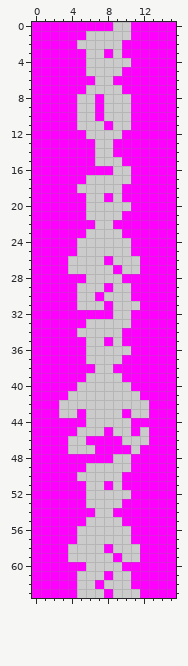
Two versions of one pixel-art sprite, arm9/graphics/Sprites.png. Above: the version before the commit.
The file is 16x64 pixels.
New version:
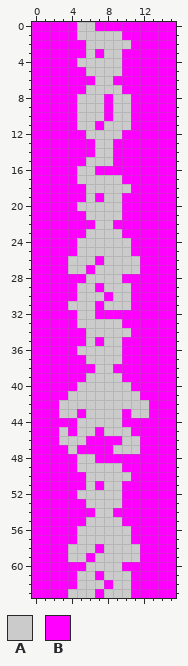
Palette (. is transparent): A #cbcbcb  B #ff00ff
Changes in this commit:
{"y":0,"x":5,"old":"BB","new":"AA"}
{"y":0,"x":9,"old":"AA","new":"BB"}
{"y":1,"x":5,"old":"B","new":"A"}
{"y":1,"x":10,"old":"A","new":"B"}
{"y":2,"x":5,"old":"A","new":"B"}
{"y":2,"x":10,"old":"B","new":"A"}
{"y":3,"x":7,"old":"AB","new":"BA"}
{"y":4,"x":5,"old":"B","new":"A"}
{"y":4,"x":10,"old":"A","new":"B"}
{"y":8,"x":7,"old":"BA","new":"AB"}
{"y":9,"x":7,"old":"BA","new":"AB"}
{"y":10,"x":7,"old":"BA","new":"AB"}
{"y":11,"x":7,"old":"AB","new":"BA"}
{"y":15,"x":6,"old":"B","new":"A"}
{"y":15,"x":9,"old":"A","new":"B"}
{"y":16,"x":5,"old":"BB","new":"AA"}
{"y":16,"x":9,"old":"AA","new":"BB"}
{"y":17,"x":5,"old":"B","new":"A"}
{"y":17,"x":10,"old":"A","new":"B"}
{"y":18,"x":5,"old":"A","new":"B"}
{"y":18,"x":10,"old":"B","new":"A"}
{"y":19,"x":7,"old":"AB","new":"BA"}
{"y":20,"x":5,"old":"B","new":"A"}
{"y":20,"x":10,"old":"A","new":"B"}
{"y":26,"x":7,"old":"AB","new":"BA"}
{"y":27,"x":6,"old":"A","new":"B"}
{"y":27,"x":9,"old":"B","new":"A"}
{"y":29,"x":7,"old":"AB","new":"BA"}
{"y":30,"x":7,"old":"BA","new":"AB"}
{"y":31,"x":4,"old":"B","new":"A"}
{"y":31,"x":7,"old":"AB","new":"BA"}
{"y":31,"x":11,"old":"A","new":"B"}
{"y":32,"x":5,"old":"BB","new":"AA"}
{"y":32,"x":9,"old":"AA","new":"BB"}
{"y":33,"x":5,"old":"B","new":"A"}
{"y":33,"x":10,"old":"A","new":"B"}
{"y":34,"x":5,"old":"A","new":"B"}
{"y":34,"x":10,"old":"B","new":"A"}
{"y":35,"x":7,"old":"AB","new":"BA"}
{"y":36,"x":5,"old":"B","new":"A"}
{"y":36,"x":10,"old":"A","new":"B"}
{"y":44,"x":5,"old":"B","new":"A"}
{"y":44,"x":10,"old":"A","new":"B"}
{"y":45,"x":3,"old":"B","new":"A"}
{"y":45,"x":7,"old":"AB","new":"BA"}
{"y":45,"x":12,"old":"A","new":"B"}
{"y":46,"x":3,"old":"B","new":"A"}
{"y":46,"x":12,"old":"A","new":"B"}
{"y":47,"x":5,"old":"AA","new":"BB"}
{"y":47,"x":9,"old":"BB","new":"AA"}
{"y":48,"x":5,"old":"BB","new":"AA"}
{"y":48,"x":9,"old":"AA","new":"BB"}
{"y":49,"x":5,"old":"B","new":"A"}
{"y":49,"x":10,"old":"A","new":"B"}
{"y":50,"x":5,"old":"A","new":"B"}
{"y":50,"x":10,"old":"B","new":"A"}
{"y":51,"x":7,"old":"AB","new":"BA"}
{"y":52,"x":5,"old":"B","new":"A"}
{"y":52,"x":10,"old":"A","new":"B"}
{"y":58,"x":7,"old":"AB","new":"BA"}
{"y":59,"x":6,"old":"A","new":"B"}
{"y":59,"x":9,"old":"B","new":"A"}
{"y":61,"x":7,"old":"AB","new":"BA"}
{"y":62,"x":7,"old":"BA","new":"AB"}
{"y":63,"x":4,"old":"B","new":"A"}
{"y":63,"x":7,"old":"AB","new":"BA"}
{"y":63,"x":11,"old":"A","new":"B"}
{"label":"changed","picture_box":[77,22,131,130]}
{"label":"changed","picture_box":[77,157,131,211]}
{"label":"changed","picture_box":[68,256,140,355]}
{"label":"changed","picture_box":[59,418,149,499]}
{"label":"changed","picture_box":[68,544,140,598]}
